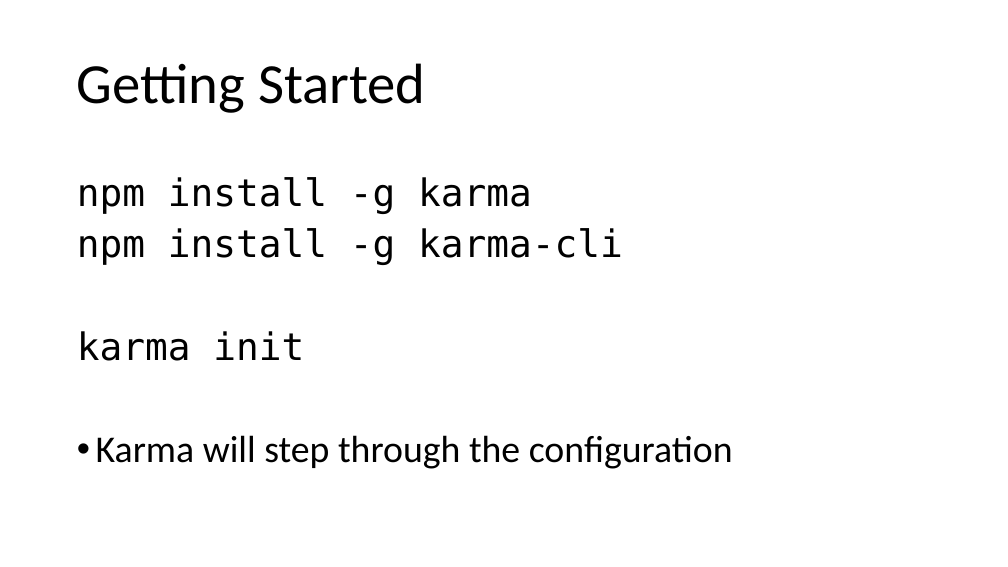
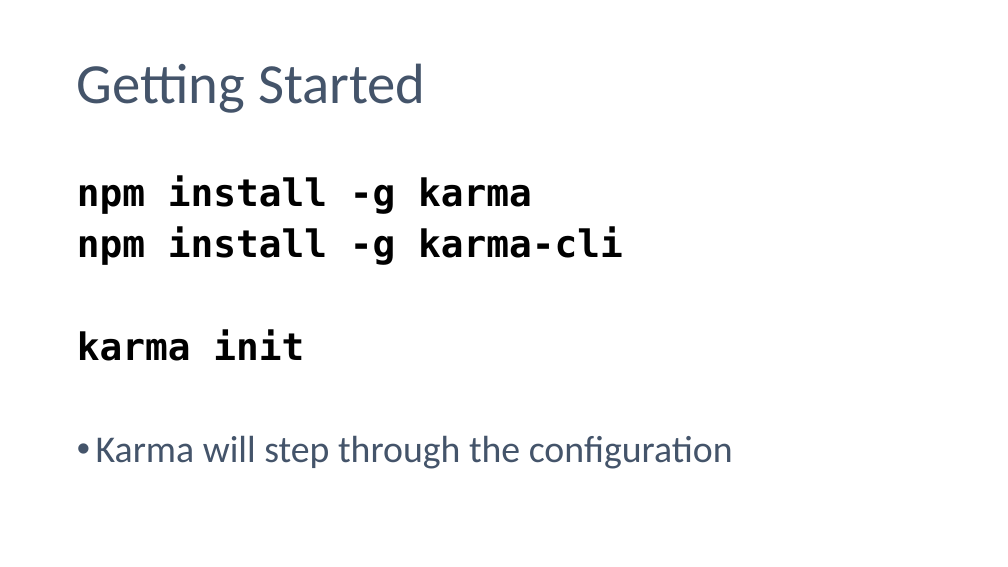
Before and after one commit to phillipskevin/karma-demo, a slide deck: slide 3 of karma-demo-slides.pptx. Drawn at 1008x567 pixels with LibreOffice and Linux fonts; fonts in the diff are those of the drawing. Boxes give left, top, right and bottom in pixels: in the first picture for what was removed or moved away, otherwise in the second. Text is boxed around its words. In the diff, an @@ line names an element or a change of style, - is before the commit and + after.

Commit message:
updating fonts to make it clear what is code/configuration

```diff
--- a/karma-demo-slides.pptx
+++ b/karma-demo-slides.pptx
@@ title "Getting Started" at [77, 63, 426, 113]: text colour #000000 to #44546A @@
@@ text "npm install -g karma" at [77, 175, 733, 469]: bold on in "npm install -g karma", "npm install -g karma-cli", "karma init"; text colour #000000 to #44546A in "Karma will step through the configuration" @@
```
Also in this commit, not shown: 14 other slides changed.
